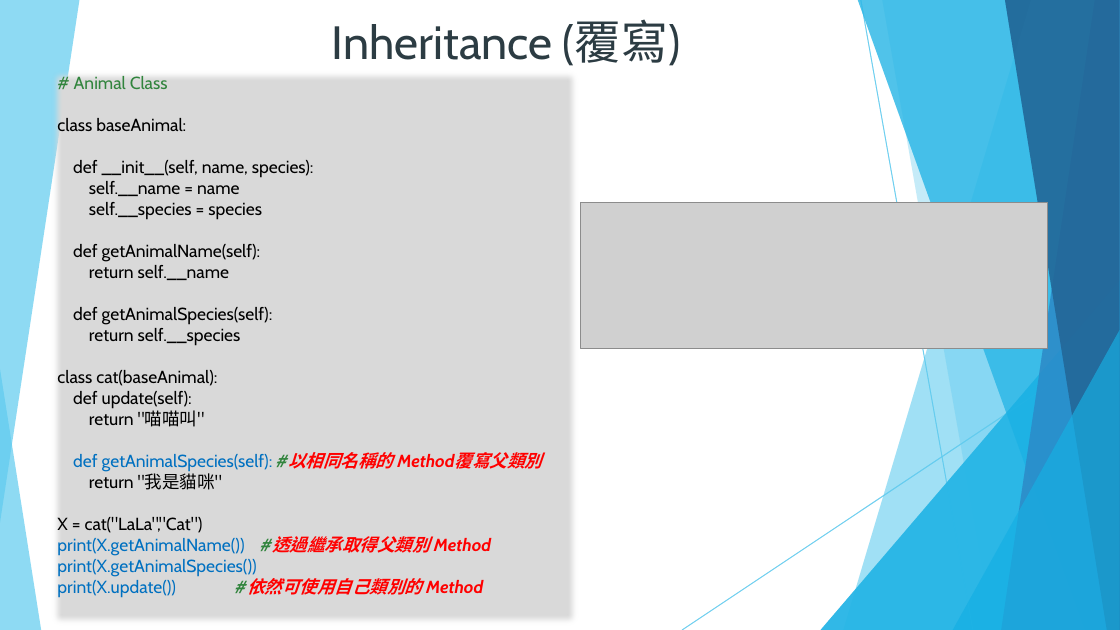
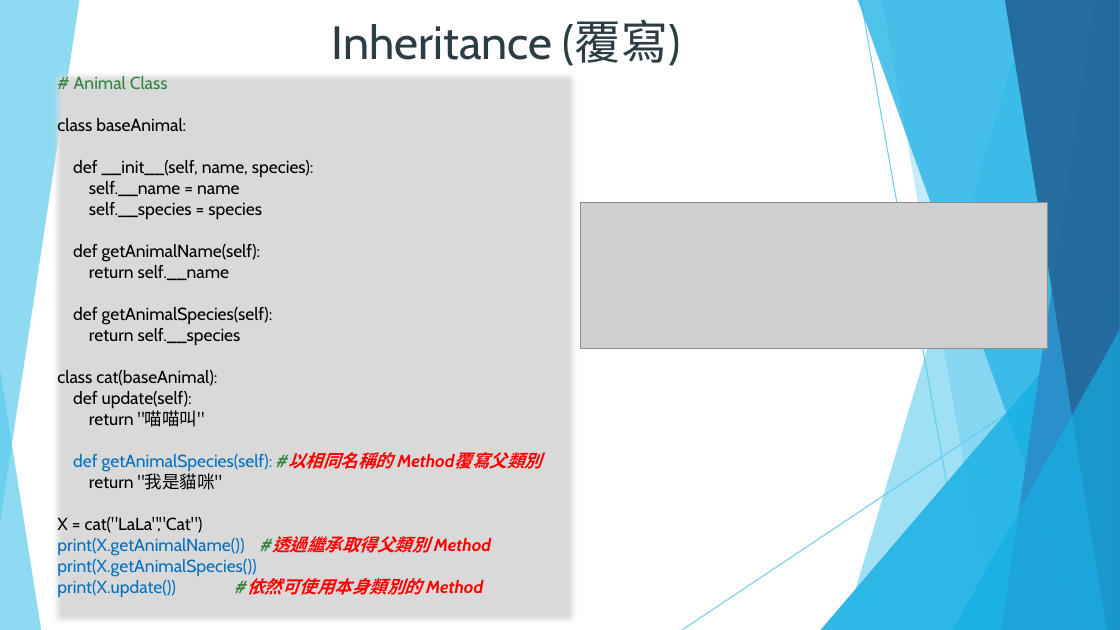
Before and after one commit to DavidChu0424/PythonIntroduction, a slide deck: slide 94 of Python Introduction.pptx. Drawn at 1120x630 pixels with LibreOffice and Linux fonts; fonts in the diff are those of the drawing; grey boxes stand for pictures. Boxes give left, top, right and bottom in pixels: in the first picture for what was removed or moved away, otherwise in the second. Text is boxed around its words. In the diff, an @@ line names an element or a change of style, - is before the commit and + after.

```diff
--- a/Python Introduction.pptx
+++ b/Python Introduction.pptx
@@ text at (57, 574, 483, 598): text changed @@
-print(X.update()) #依然可使用自己類別的 Method
+print(X.update()) #依然可使用本身類別的 Method
```
Also in this commit, not shown: 7 other slides changed, 1 slide added.
